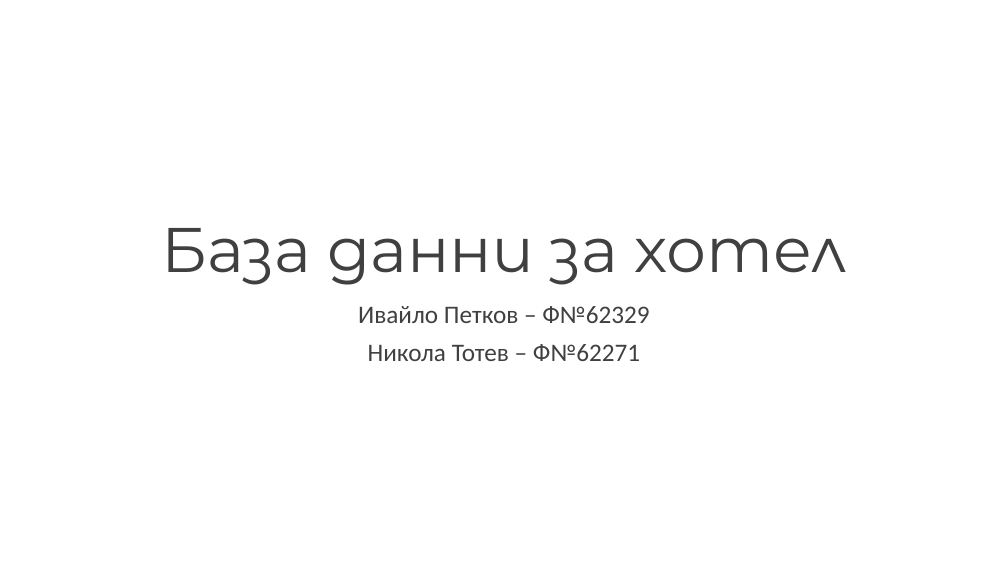
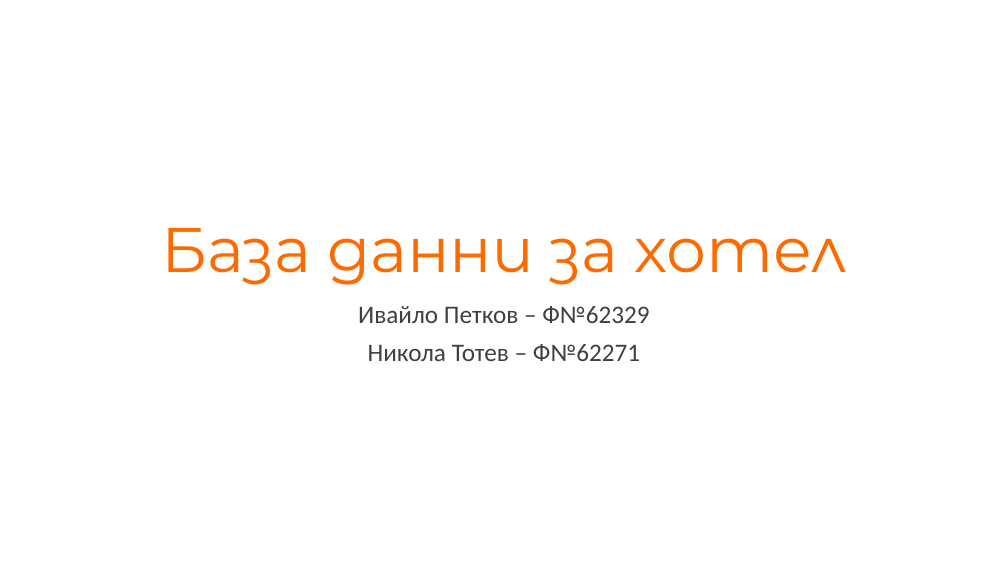
Before and after one commit to NikolaTotev/SQL-Course-Project, a slide deck: slide 1 of Project Presentation.pptx. Drawn at 1008x567 pixels with LibreOffice and Linux fonts; fonts in the diff are those of the drawing. Boxes give left, top, right and bottom in pixels: in the first picture for what was removed or moved away, otherwise in the second. Text is boxed around its words. In the diff, an @@ line names an element or a change of style, - is before the commit and + after.

```diff
--- a/Project Presentation.pptx
+++ b/Project Presentation.pptx
@@ title "База данни за хотел" at (162, 228, 847, 285): text colour #404040 to #FF6A00 @@
```
Also in this commit, not shown: 4 other slides changed, 8 slides added, 2 slides removed, 11 other files.
